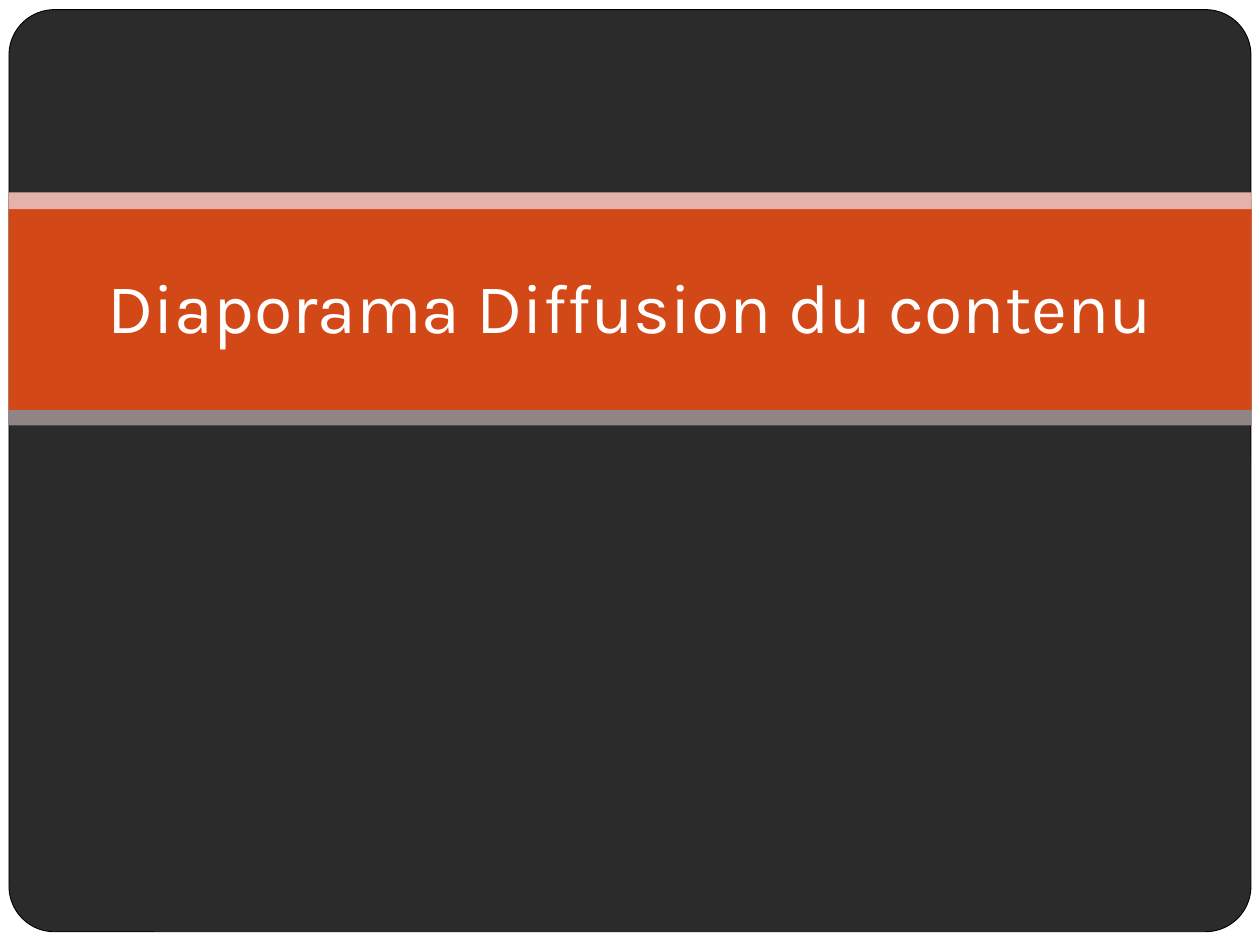
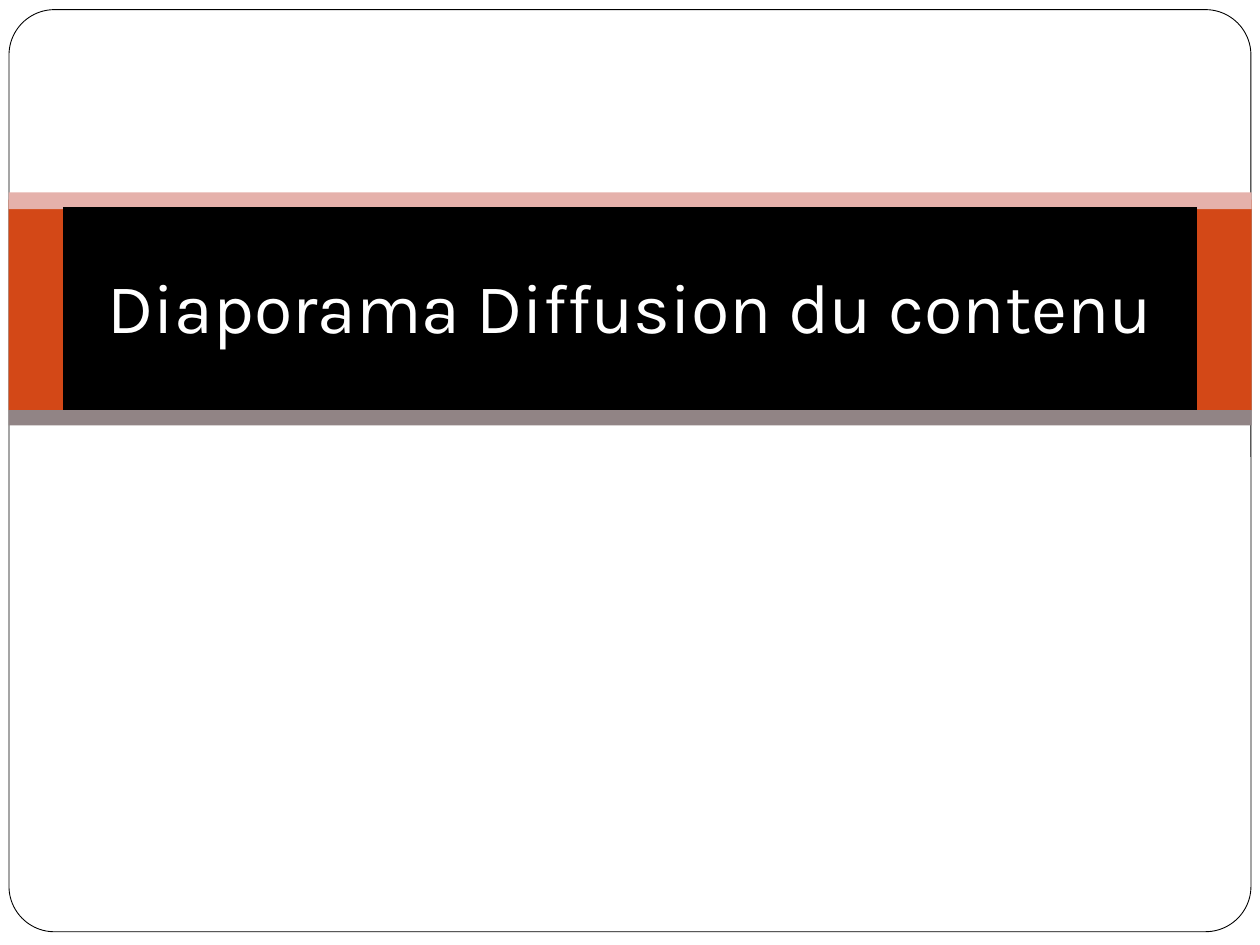
Before and after one commit to Jonathan7295/ProjetGrandPlan, a slide deck: slide 1 of Documents/Maquettage/Diaporama/Maquette_Module_Diffusion.pptx. Drawn at 1260x945 pixels with LibreOffice and Linux fonts; fonts in the diff are those of the drawing; background and template pictures are left out; a plain dark background stands for a picture behind light text. Boxes give left, top, right and bottom in pixels: in the first picture for what was removed or moved away, otherwise in the second. Text is boxed around its words. In the diff, an @@ line names an element or a change of style, - is before the commit and + after.

```diff
--- a/Documents/Maquettage/Diaporama/Maquette_Module_Diffusion.pptx
+++ b/Documents/Maquettage/Diaporama/Maquette_Module_Diffusion.pptx
@@ background picture (left out) to #FFFFFF @@
@@ title "Diaporama Diffusion du contenu": place and size @@
-title "Diaporama Diffusion du contenu" at box(108, 284, 1152, 349)
+title "Diaporama Diffusion du contenu" at box(63, 208, 1197, 411)
@@ title "Diaporama Diffusion du contenu" at box(63, 208, 1197, 411): fill none to #000000; outline none to #000000 0.75 pt @@
```
Also in this commit, not shown: 6 other slides changed, 8 other files.
